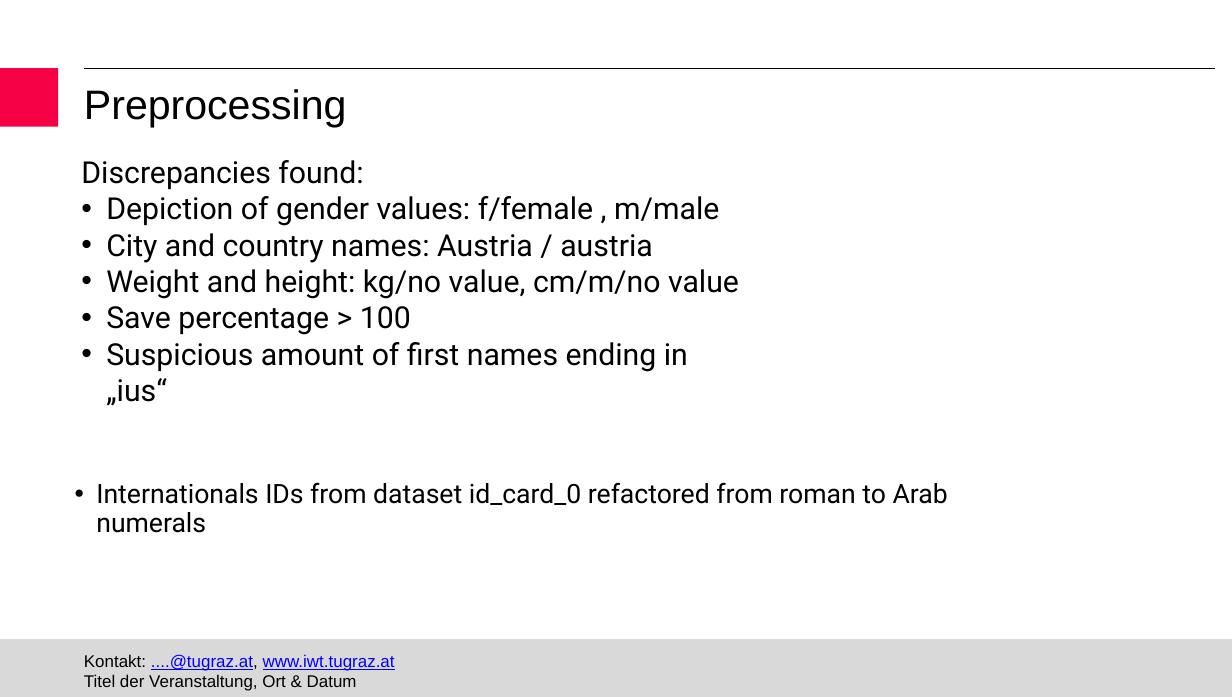
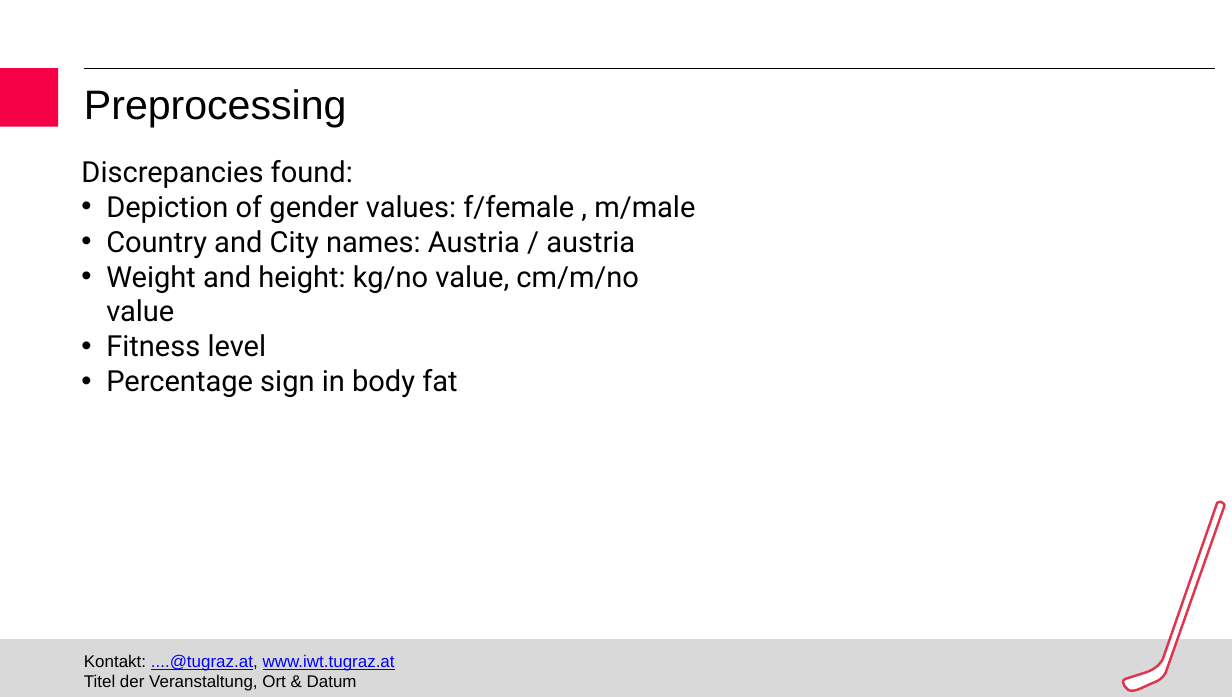
Before and after one commit to jaklvinc/KnowledgeDiscoveryAndDataMining-TUGraz-2026, a slide deck: slide 4 of KDDM_phase1_presentation.pptx. Drawn at 1232x697 pixels with LibreOffice and Linux fonts; fonts in the diff are those of the drawing; background and template pictures are left out. Boxes give left, top, right and bottom in pixels: in the first picture for what was removed or moved away, otherwise in the second. Text is boxed around its words. In the diff, an @@ line names an element or a change of style, - is before the commit and + after.

```diff
--- a/KDDM_phase1_presentation.pptx
+++ b/KDDM_phase1_presentation.pptx
@@ text at <box>81,160,695,322</box>: size 25 to 24 pt in "Discrepancies found:", "Depiction of gender values: f/female , m/male", "Weight and height: kg/no value, cm/m/no value" @@
@@ text at <box>106,230,635,259</box>: text changed; size 25 to 24 pt @@
-• City and country names: Austria / austria
+• Country and City names: Austria / austria
@@ text at <box>106,334,457,397</box>: text changed; size 25 to 24 pt @@
-• Save percentage > 100
-• Suspicious amount of first names ending in „ius“
+• Fitness level
+• Percentage sign in body fat
@@ text removed at <box>96,482,948,533</box> @@
-• Internationals IDs from dataset id_card_0 refactored from roman to Arab numerals
@@ freeform shape added at <box>1123,502,1225,691</box>, fill #FFFFFF, outline #E2324C 2 pt @@
```
Also in this commit, not shown: 7 other slides changed, 1 slide added.
